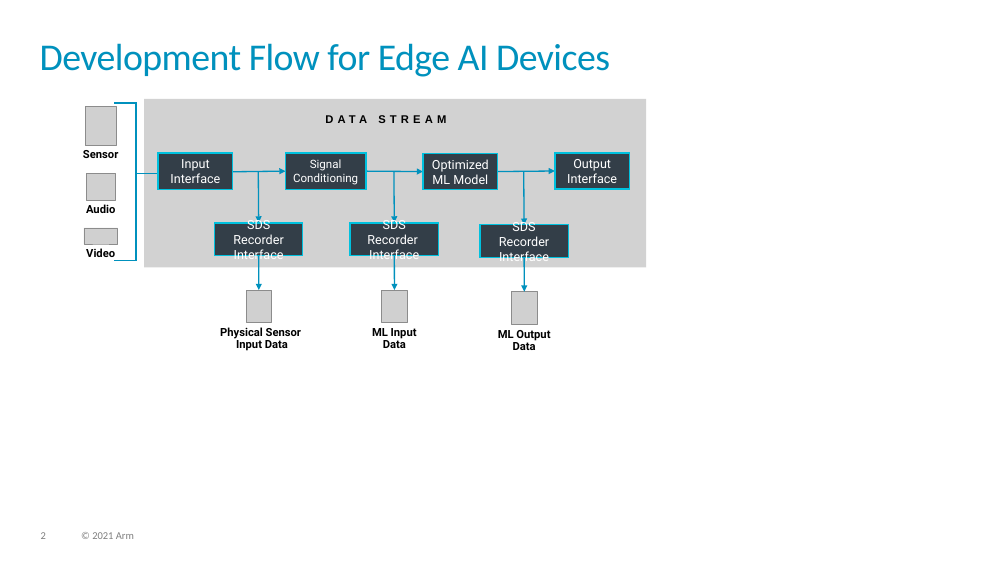
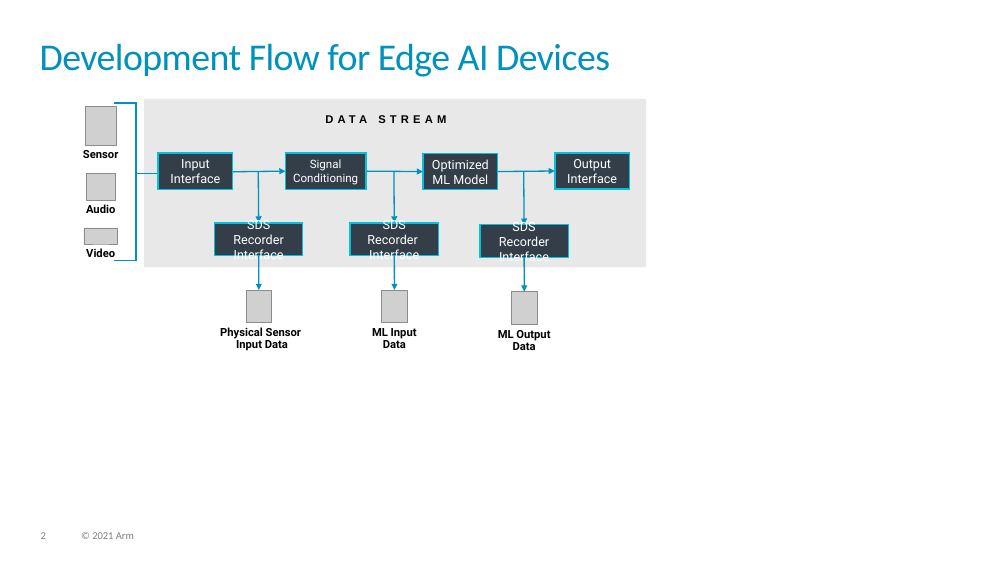
Before and after one commit to ARM-software/SDS-Framework, a slide deck: slide 2 of documentation/images/overview.pptx. Drawn at 1008x567 pixels with LibreOffice and Linux fonts; fonts in the diff are those of the drawing; grey boxes stand for pictures. Boxes give left, top, right and bottom in pixels: in the first picture for what was removed or moved away, otherwise in the second. Text is boxed around its words. In the diff, an @@ line names an element or a change of style, - is before the commit and + after.

```diff
--- a/documentation/images/overview.pptx
+++ b/documentation/images/overview.pptx
@@ rectangle at <box>144,99,647,268</box>: fill #808080 at 35% opacity to #BFBFBF at 35% opacity @@
```
Also in this commit, not shown: 3 other slides changed, 8 other files.
